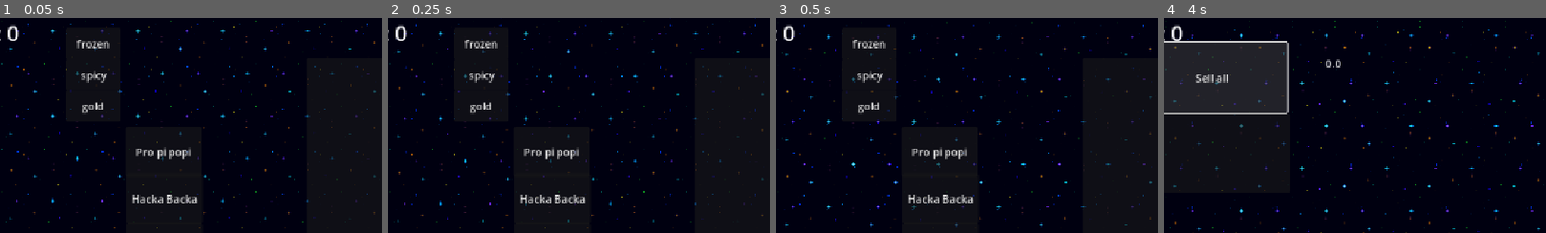
Above: before the commit, frames 1-4 (left to right).
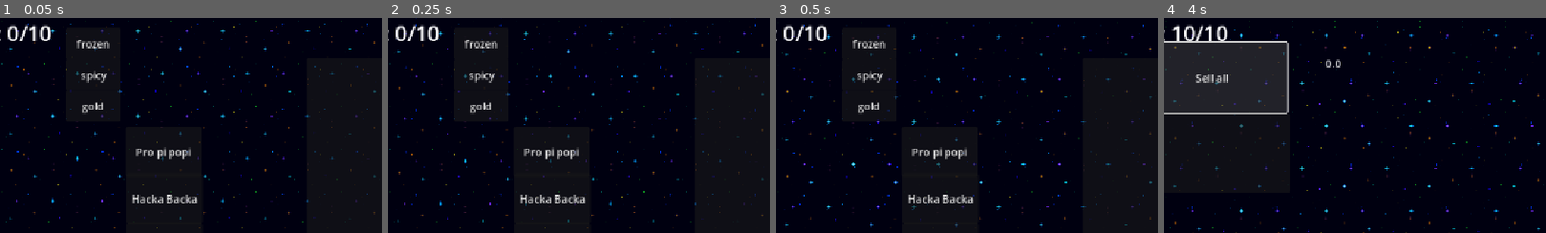
Above: after the commit, the same moments.

Repository: mubixd69-ux/Untitilidy
Game: Godot game, scene res://scenes/main.tscn
The game is run twice, just before and just after one commit, with the same random seed, the same clock (stepped at 60 frames per second) and the same inputs. The engine's default icon, where the game draws it, is replaced by a stand-in: a white triangle on a blue panel in a dark square.
Inputs (mouse positions are % of the whole screen's width and height, from its top left):
- Up to frame 1 (0.05 s): no input
- Up to frame 2 (0.25 s): no input
- Up to frame 3 (0.5 s): no input
- Up to frame 4 (4 s): click (65, 32) at 0.5 s; click "Sell all" at 1.25 s; hold Right (ui_right) 2.03-2.78 s; hold Left (ui_left) 2.78-3.53 s; hold Right (ui_right) from 3.53 s (still down)
The pictures show only the part of the screen within x 8-58%, y 0-50%; the shares and areas given below are measured in that part.

The runs differ from the first frame. In frame 1, 0.3% of the frame differs, in the area x 5-14%, y 3-11%; in frame 2, 0.3%; in frame 3, 0.3%; in frame 4, 0.6%, in the area x 2-17%, y 3-11%.

Commit message:
Added a max capacity of tacos

Diff:
--- a/scenes/hud.gd
+++ b/scenes/hud.gd
@@ -1,9 +1,12 @@
 extends Control
 
-@onready var taco_label = $Label
+@onready var taco_label = $CanvasLayer/TacoLabel
 
 var taco_count: int = 0
 
+func _ready() -> void:
+	update_tacos()
+
 func update_tacos() -> void:
-	if taco_label and "tacos" in GameData:
-		taco_label.text = "Tacos: " + str(GameData.tacos)
+	if taco_label and "taco_count" in GameData:
+		taco_label.text = "Tacos: " + str(GameData.taco_count) + "/" + str(GameData.max_bag_capacity)
--- a/scenes/main.tscn
+++ b/scenes/main.tscn
@@ -13,8 +13,19 @@
 [ext_resource type="Script" uid="uid://chp1au741bt6i" path="res://scripts/upgrade_spicy.gd" id="11_eb6dy"]
 [ext_resource type="Script" uid="uid://b3438yd0khfhq" path="res://scripts/upgrade_gold.gd" id="11_ya4ey"]
 [ext_resource type="PackedScene" uid="uid://dkbbp17c04y5p" path="res://scenes/parallax_background.tscn" id="13_trceg"]
+[ext_resource type="Script" uid="uid://b6tcuxm33e7r" path="res://scripts/freeze_overlay.gd" id="14_jkv2x"]
+[ext_resource type="Shader" uid="uid://bpbdp20c32crr" path="res://scripts/main.gdshader" id="15_jbj1t"]
+
+[sub_resource type="ShaderMaterial" id="ShaderMaterial_e6q6n"]
+shader = ExtResource("15_jbj1t")
+shader_parameter/ice_color = Color(0.4, 0.85, 1, 0.85)
+shader_parameter/inner_radius = 0.450000021375
+shader_parameter/outer_radius = 0.800000038
+shader_parameter/opacity = 0.0
 
 [node name="main" type="Node2D" unique_id=879004149]
+
+[node name="ParallaxBackground" parent="." unique_id=1443026022 instance=ExtResource("13_trceg")]
 
 [node name="TacoSpawner" type="Node2D" parent="." unique_id=1261658961 node_paths=PackedStringArray("bag", "ui")]
 unique_name_in_owner = true
@@ -27,10 +38,10 @@
 hud = NodePath("../HUD")
 
 [node name="HUD" parent="." unique_id=846193636 instance=ExtResource("3_sugp2")]
-offset_left = -6.0
-offset_top = -4.0
-offset_right = -6.0
-offset_bottom = -4.0
+offset_left = -8.0
+offset_top = -3.0
+offset_right = -8.0
+offset_bottom = -3.0
 script = ExtResource("4_tbgi4")
 
 [node name="Change scene" type="Button" parent="." unique_id=1521850587]
@@ -92,7 +103,18 @@
 text = "gold"
 script = ExtResource("11_ya4ey")
 
-[node name="ParallaxBackground" parent="." unique_id=1443026022 instance=ExtResource("13_trceg")]
+[node name="FreezeOverlay" type="CanvasLayer" parent="." unique_id=1287071957]
+unique_name_in_owner = true
+script = ExtResource("14_jkv2x")
+
+[node name="ColorRect" type="ColorRect" parent="FreezeOverlay" unique_id=645675220]
+material = SubResource("ShaderMaterial_e6q6n")
+anchors_preset = 15
+anchor_right = 1.0
+anchor_bottom = 1.0
+grow_horizontal = 2
+grow_vertical = 2
+mouse_filter = 2
 
 [connection signal="pressed" from="Change scene" to="Change scene" method="_on_pressed"]
 [connection signal="pressed" from="op" to="op" method="_on_pressed"]
--- a/scenes/parallax_background.tscn
+++ b/scenes/parallax_background.tscn
@@ -2,39 +2,48 @@
 
 [ext_resource type="Script" uid="uid://dqk7xfbdukpsv" path="res://scripts/parallax_background.gd" id="1_ljpgv"]
 [ext_resource type="Texture2D" uid="uid://bv1yodbj8iiea" path="res://Assets/space.png" id="1_r7lvs"]
-[ext_resource type="Texture2D" uid="uid://b6ruqkd3p0pvo" path="res://far_stars.png" id="2_ljpgv"]
-[ext_resource type="Texture2D" uid="uid://dix85y5ny2y6x" path="res://close_stars.png" id="3_bpahb"]
+[ext_resource type="Texture2D" uid="uid://b6ruqkd3p0pvo" path="res://Assets/far_stars.png" id="2_ljpgv"]
+[ext_resource type="Texture2D" uid="uid://dix85y5ny2y6x" path="res://Assets/close_stars.png" id="3_bpahb"]
 
 [node name="ParallaxBackground" type="ParallaxBackground" unique_id=1443026022]
 script = ExtResource("1_ljpgv")
 
 [node name="SpaceLayer" type="ParallaxLayer" parent="." unique_id=1094140202]
 unique_name_in_owner = true
+z_index = -1
 motion_mirroring = Vector2(0, 648)
 
 [node name="Space" type="TextureRect" parent="SpaceLayer" unique_id=761296675]
+z_index = -1
 offset_right = 1152.0
 offset_bottom = 648.0
+mouse_filter = 2
 texture = ExtResource("1_r7lvs")
 stretch_mode = 1
 
 [node name="FarStarsLayer" type="ParallaxLayer" parent="." unique_id=404236622]
 unique_name_in_owner = true
+z_index = -1
 motion_mirroring = Vector2(0, 648)
 
 [node name="FarStars" type="TextureRect" parent="FarStarsLayer" unique_id=1176303921]
+z_index = -1
 offset_right = 1152.0
 offset_bottom = 648.0
+mouse_filter = 2
 texture = ExtResource("2_ljpgv")
 stretch_mode = 1
 metadata/_edit_use_anchors_ = true
 
 [node name="CloseStarsLayer" type="ParallaxLayer" parent="." unique_id=1950211831]
 unique_name_in_owner = true
+z_index = -1
 motion_mirroring = Vector2(0, 648)
 
 [node name="CloseStars" type="TextureRect" parent="CloseStarsLayer" unique_id=1000974468]
+z_index = -1
 offset_right = 1152.0
 offset_bottom = 648.0
+mouse_filter = 2
 texture = ExtResource("3_bpahb")
 stretch_mode = 1
--- a/scripts/GameData.gd
+++ b/scripts/GameData.gd
@@ -3,5 +3,12 @@
 var taco_count: int = 0
 var taco_coins: float = 0.0
 
+var max_bag_capacity: int = 10
+
+func is_bag_full() -> bool:
+	return taco_count >= max_bag_capacity
+
 func add_taco(amount: int = 1, multipliar: int = 1) -> void:
 	taco_count += amount * multipliar
+
+	taco_count = clamp(taco_count, 0, max_bag_capacity)
--- a/scripts/bag.gd
+++ b/scripts/bag.gd
@@ -33,6 +33,10 @@
 
 func _on_area_entered(area: Area2D) -> void:
 	if area.has_method("get_caught"):
+		if GameData.is_bag_full():
+			spawn_bag_full_text()
+			area.get_caught(0)
+			return
 		combo_count += 1
 
 		var multipliar = 1
@@ -44,9 +48,10 @@
 		elif combo_count >= 5:
 			multipliar= 2
 
+
 		area.get_caught(multipliar)
 
-		if hud:
+		if hud and hud.has_method("update_tacos"):
 			hud.update_tacos()
 
 		spawn_floating_text(multipliar, combo_count)
@@ -62,3 +67,15 @@
 	get_tree().current_scene.add_child(popup)
 
 	popup.start(amount, combo, spawn_pos)
+
+func spawn_bag_full_text() -> void:
+	var popup = Label.new()
+	popup.text = "BAG FULL!"
+	popup.modulate = Color(1.542, 0.0, 0.0, 0.2)
+	popup.global_position = global_position + Vector2(-30, -50)
+	get_tree().current_scene.add_child(popup)
+
+	var tween = create_tween()
+	tween.tween_property(popup, "position:y", popup.position.y - 30, 0.5)
+	tween.parallel().tween_property(popup, "modulate:a", 0.0, 0.5)
+	tween.tween_callback(popup.queue_free)
--- /dev/null
+++ b/scripts/freeze_overlay.gd
@@ -0,0 +1,24 @@
+extends CanvasLayer
+
+@onready var color_rect: ColorRect = $ColorRect
+
+var tween: Tween
+
+func _ready() -> void:
+	set_freeze_opacity(0.0)
+
+func trigger_freeze_effect(duration: float = 5.0) -> void:
+	if tween and tween.is_running():
+		tween.kill()
+
+	tween = create_tween()
+
+	tween.tween_method(set_freeze_opacity, 0.0, 1.0, 0.3)
+
+	tween.tween_interval(duration - 0.8)
+
+	tween.tween_method(set_freeze_opacity, 1.0, 0.0, 0.5)
+
+func set_freeze_opacity(val: float) -> void:
+	if color_rect and color_rect.material:
+		color_rect.material.set_shader_parameter("opacity", val)
--- /dev/null
+++ b/scripts/main.gdshader
@@ -0,0 +1,20 @@
+shader_type canvas_item;
+
+uniform vec4 ice_color : source_color = vec4(0.4, 0.85, 1.0, 0.85);
+uniform float inner_radius : hint_range(0.0, 1.0) = 0.35;
+uniform float outer_radius : hint_range(0.0, 2.0) = 0.75;
+uniform float opacity : hint_range(0.0, 1.0) = 0.0;
+
+void fragment() {
+	vec2 uv = UV - vec2(0.5);
+	float dist = length(uv);
+
+	float vigenette = smoothstep(inner_radius, outer_radius, dist);
+
+	COLOR = vec4(ice_color.rgb, vigenette * ice_color.a * opacity);
+}
+
+//void light() {
+//	// Called for every pixel for every light affecting the CanvasItem.
+//	// Uncomment to replace the default light processing function with this one.
+//}
--- a/scripts/spawner.gd
+++ b/scripts/spawner.gd
@@ -54,6 +54,10 @@
 func activate_freeze() -> void:
 	freeze_active = true
 
+	var freeze_overlay = get_node_or_null("%FreezeOverlay")
+	if freeze_overlay and freeze_overlay.has_method("trigger_freeze_effect"):
+		freeze_overlay.trigger_freeze_effect(5.0)
+
 	await get_tree().create_timer(5.0).timeout
 
 	freeze_active = false
Renamed: close_stars.png -> Assets/close_stars.png
Not shown, changed: Assets/close_stars.png.import
Renamed: far_stars.png -> Assets/far_stars.png
Not shown, changed: Assets/far_stars.png.import
Not shown, added: scripts/freeze_overlay.gd.uid
Not shown, added: scripts/main.gdshader.uid
